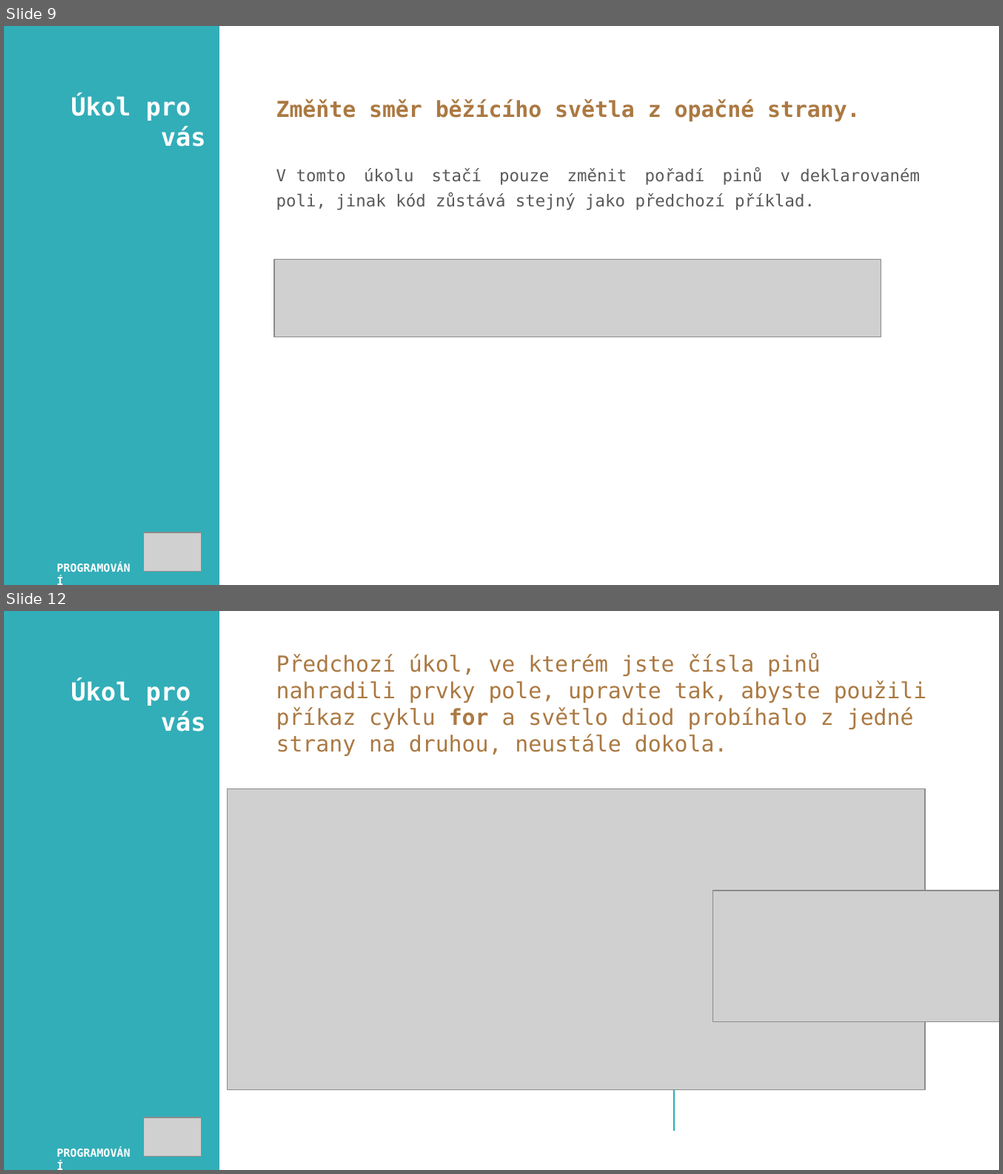
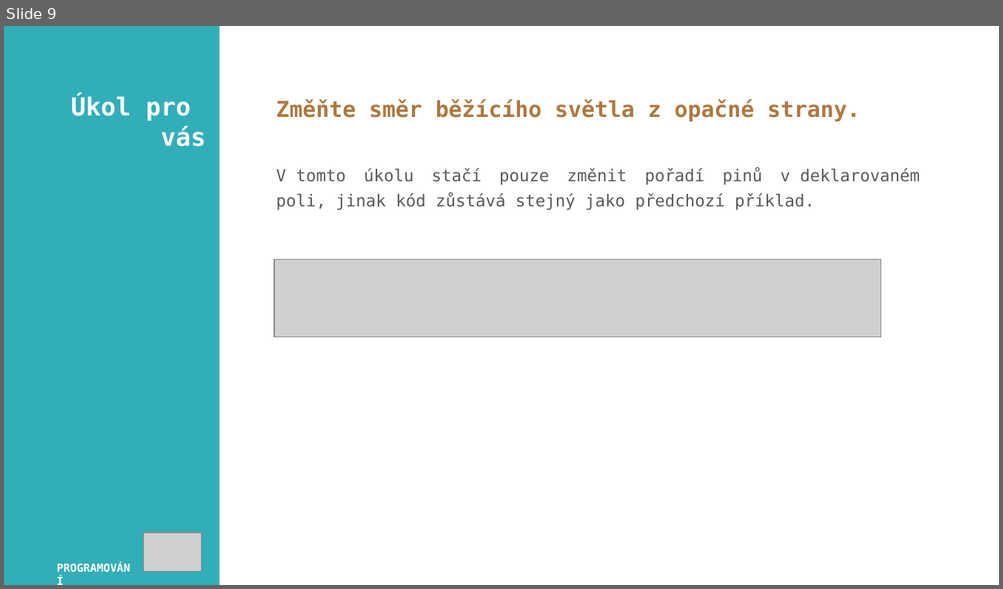
Before and after one commit to JanPrsala/PRIM, a slide deck: Experiments/Arduino/02_LED_ANIMATION/ppt/02_led_animace_for_pole.pptx. Shown one above the other, each under a label of ours: slides 9 and 12 before the commit, slide 9 after it; the slides between them are not shown. The pictures are 1003x1174 and 1003x589 pixels, drawn with LibreOffice and Linux fonts; fonts in the diff are those of the drawing; grey boxes stand for pictures. Boxes give left, top, right and bottom in pixels: in the first picture for what was removed or moved away, otherwise in the second. Text is boxed around its words. In the diff, an @@ line names an element or a change of style, - is before the commit and + after.

```diff
--- a/Experiments/Arduino/02_LED_ANIMATION/ppt/02_led_animace_for_pole.pptx
+++ b/Experiments/Arduino/02_LED_ANIMATION/ppt/02_led_animace_for_pole.pptx
@@ slide 12 removed at (4, 611, 999, 1170), background #FFFFFF @@
@@ rectangle removed at (4, 611, 219, 1170) @@
@@ text removed at (276, 654, 927, 756) @@
-Předchozí úkol, ve kterém jste čísla pinů nahradili prvky pole, upravte tak, abyste použili příkaz cyklu for a světlo diod probíhalo z jedné strany na druhou, neustále dokola.
@@ text removed at (71, 681, 206, 732) @@
-Úkol pro
-vás
@@ picture removed at (227, 789, 924, 1091) @@
@@ line removed from (674, 813) to (674, 1131) @@
@@ picture removed at (713, 891, 999, 1022) @@
@@ picture removed at (143, 1118, 201, 1157) @@
@@ text removed at (47, 1141, 146, 1165) @@
-PROGRAMOVÁNÍ
```
Also in this commit, not shown: 1 slide added, 3 other slides removed, 32 other files.
